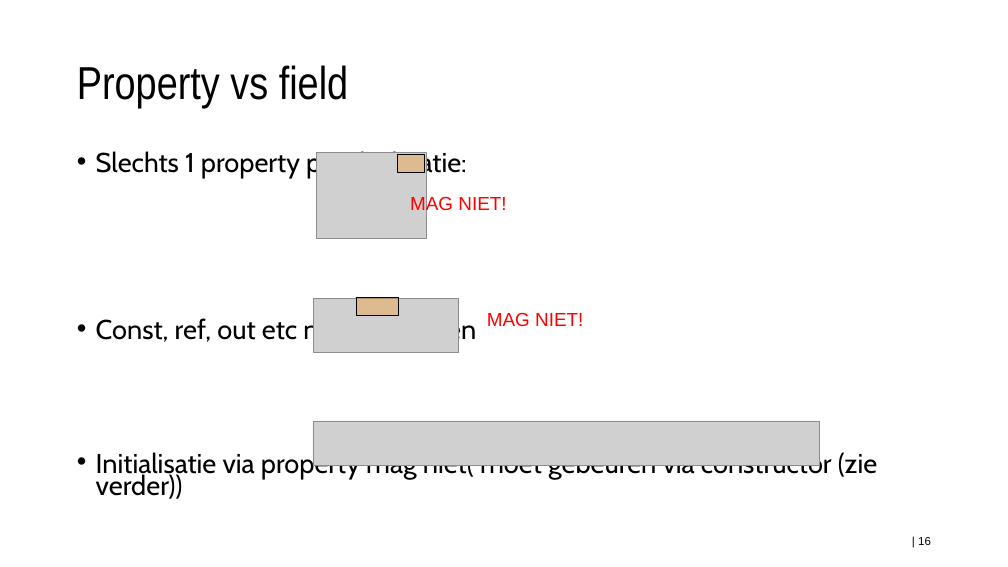
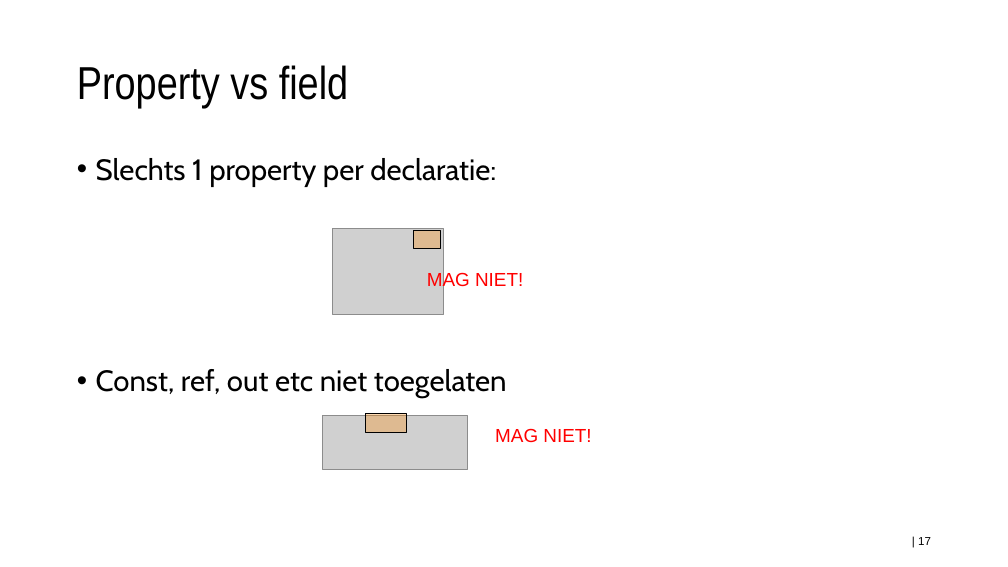
Before and after one commit to timdams/csharpbook, a slide deck: slide 17 of _SLIDES/2020_DEEL2/H1-OOP/les4_properties.pptx (slide 16 before the commit). Drawn at 1008x567 pixels with LibreOffice and Linux fonts; fonts in the diff are those of the drawing; grey boxes stand for pictures; background and template pictures are left out. Boxes give left, top, right and bottom in pixels: in the first picture for what was removed or moved away, otherwise in the second. Text is boxed around its words. In the diff, an @@ line names an element or a change of style, - is before the commit and + after.

```diff
--- a/_SLIDES/2020_DEEL2/H1-OOP/les4_properties.pptx
+++ b/_SLIDES/2020_DEEL2/H1-OOP/les4_properties.pptx
@@ text "Slechts 1 property per declaratie:" at [96,158,507,398]: size 25.9 to 28 pt; line spacing 0.7 to 0.9 @@
@@ 1 picture, 1 text, 1 rectangle: place and size @@
-1 picture, 1 text, 1 rectangle at [316,152,506,238]
+1 picture, 1 text, 1 rectangle at [333,228,523,315]
@@ 1 picture, 1 text, 1 rectangle: place and size @@
-1 picture, 1 text, 1 rectangle at [314,297,583,352]
+1 picture, 1 text, 1 rectangle at [322,414,591,470]
@@ picture removed at [313,421,819,467] @@
@@ text at [96,450,877,499]: paragraph removed @@
-• Initialisatie via property mag niet( moet gebeuren via constructor (zie verder))
@@ page number at [918,537,931,545]: text changed @@
-| 16
+| 17
```
Also in this commit, not shown: 14 other slides changed, 3 other files.
